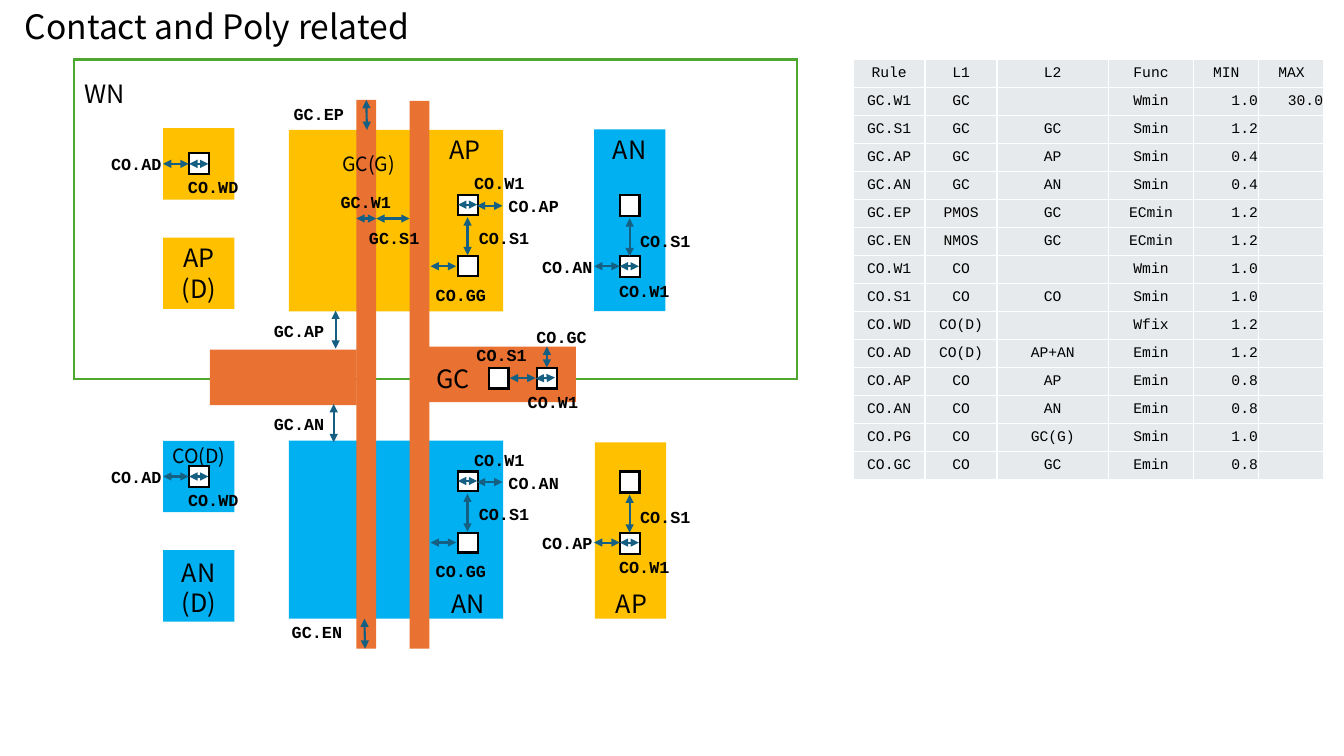
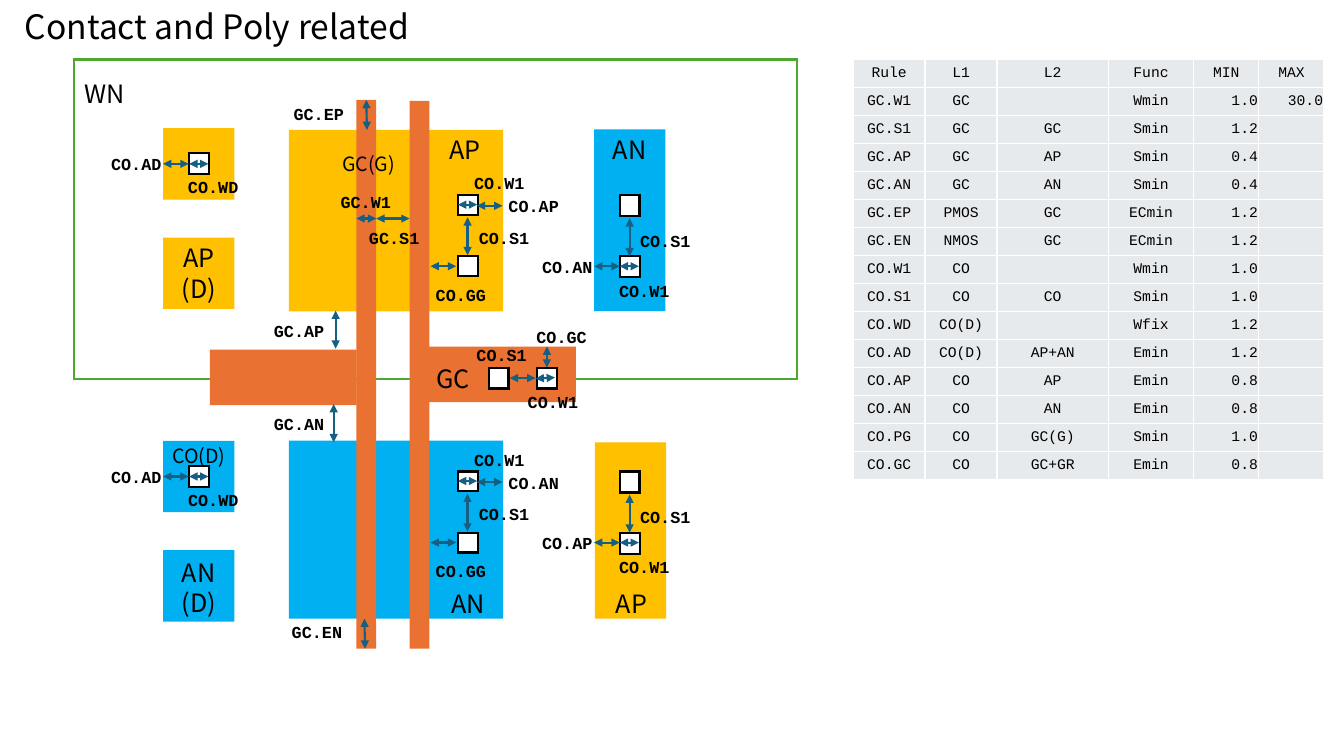
Before and after one commit to d-m-bailey/TR-1um, a slide deck: slide 6 of Document/TR-1um_DRC_summary.pptx. Drawn at 1344x756 pixels with LibreOffice and Linux fonts; fonts in the diff are those of the drawing. Boxes give left, top, right and bottom in pixels: in the first picture for what was removed or moved away, otherwise in the second. Text is boxed around its words. In the diff, an @@ line names an element or a change of style, - is before the commit and + after.

```diff
--- a/Document/TR-1um_DRC_summary.pptx
+++ b/Document/TR-1um_DRC_summary.pptx
@@ table at bbox=[853, 59, 1324, 480] @@
-row 15, column 3: GC
+row 15, column 3: GC+GR
```
Also in this commit, not shown: 3 other slides changed, 12 other files.
